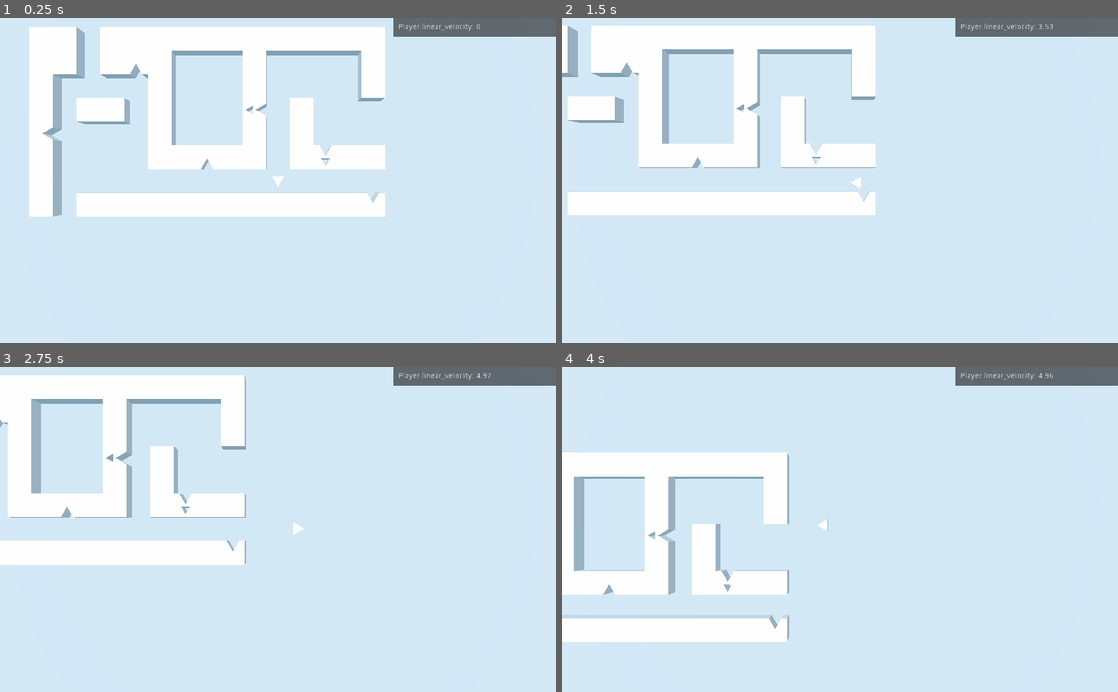
Above: before the commit, frames 1-4 (two rows, left to right).
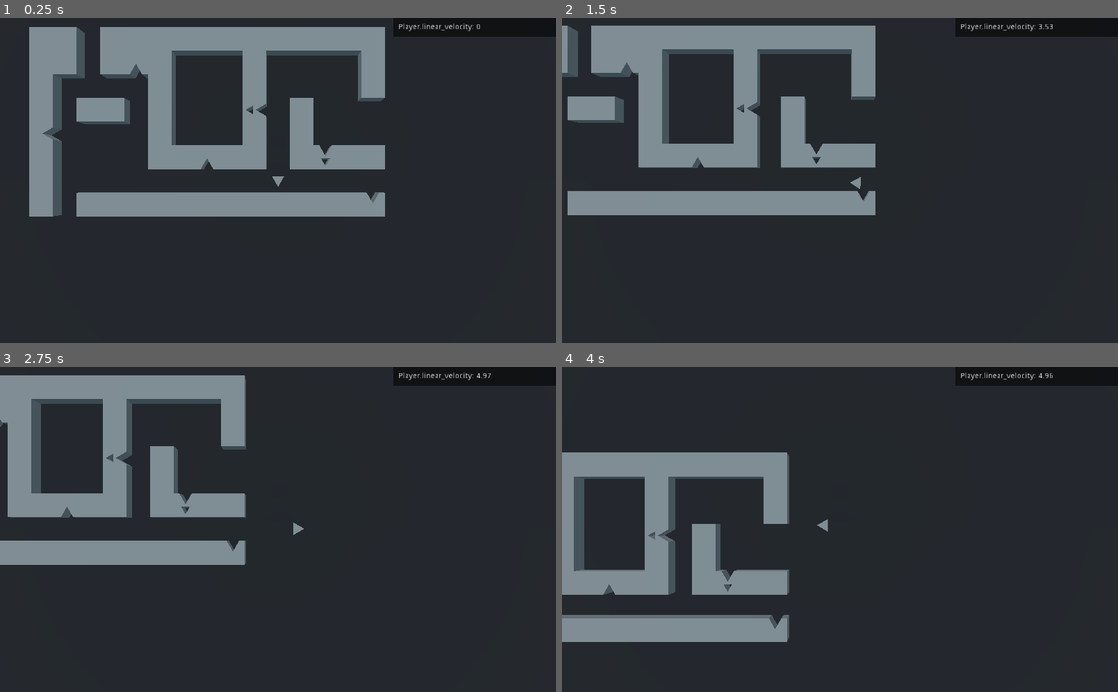
Above: after the commit, the same moments.

Repository: winston-yallow/primitives
Game: Godot game, scene res://levels/00_Test.tscn
Two runs of this game, one before a commit and one after it. Both use one fixed random seed, a clock stepped at 60 frames per second and the inputs below.
Inputs:
- Up to frame 1 (0.25 s): no input
- Up to frame 2 (1.5 s): tap Enter at 0.5 s; hold D (game_right) 0.53-1.28 s; hold Space (reappear) 0.53-1.28 s; hold S (game_backward) from 1.28 s (still down); tap Backspace at 1.35 s
- Up to frame 3 (2.75 s): release S (game_backward) at 2.03 s; hold D (game_right) from 2.03 s (still down); hold Space (reappear) from 2.03 s (still down)
- Up to frame 4 (4 s): release D (game_right) at 2.78 s; release Space (reappear) at 2.78 s; hold W (game_forward) 2.78-3.53 s; tap Backspace at 2.85 s; hold A (game_left) from 3.53 s (still down); hold Space (reappear) from 3.53 s (still down)

The runs differ from the first frame. In frame 1, 100% of the frame differs, in the area x 0-100%, y 0-100%; in frame 2, 100%; in frame 3, 100%; in frame 4, 100%.

Commit message:
Adjust colors to be darker (not the final colors but easier on the eye than white)

Diff:
--- a/game/levels/00_Test.tscn
+++ b/game/levels/00_Test.tscn
@@ -9,7 +9,7 @@
 size = Vector2( 100, 100 )
 
 [sub_resource type="SpatialMaterial" id=2]
-albedo_color = Color( 0.776471, 0.776471, 0.776471, 1 )
+albedo_color = Color( 0.0901961, 0.0862745, 0.0980392, 1 )
 
 [node name="00_Test" type="Spatial"]
 
--- a/game/obstructions/Hideout.tscn
+++ b/game/obstructions/Hideout.tscn
@@ -1,10 +1,14 @@
-[gd_scene load_steps=4 format=2]
+[gd_scene load_steps=5 format=2]
 
 [ext_resource path="res://obstructions/BaseObstruction.tscn" type="PackedScene" id=1]
 [ext_resource path="res://obstructions/hideout.mesh" type="ArrayMesh" id=2]
 [ext_resource path="res://obstructions/PlayerSpot.tscn" type="PackedScene" id=3]
 
+[sub_resource type="SpatialMaterial" id=1]
+albedo_color = Color( 0.462745, 0.462745, 0.462745, 1 )
+
 [node name="Hideout" instance=ExtResource( 1 )]
+material_override = SubResource( 1 )
 mesh = ExtResource( 2 )
 material/0 = null
 
--- a/game/obstructions/Teleporter.tscn
+++ b/game/obstructions/Teleporter.tscn
@@ -1,11 +1,15 @@
-[gd_scene load_steps=5 format=2]
+[gd_scene load_steps=6 format=2]
 
 [ext_resource path="res://obstructions/teleporter.mesh" type="ArrayMesh" id=1]
 [ext_resource path="res://obstructions/BaseObstruction.tscn" type="PackedScene" id=2]
 [ext_resource path="res://obstructions/PlayerSpot.tscn" type="PackedScene" id=3]
 [ext_resource path="res://obstructions/Teleporter.gd" type="Script" id=4]
 
+[sub_resource type="SpatialMaterial" id=1]
+albedo_color = Color( 0.462745, 0.462745, 0.462745, 1 )
+
 [node name="Teleporter" instance=ExtResource( 2 )]
+material_override = SubResource( 1 )
 mesh = ExtResource( 1 )
 material/0 = null
 script = ExtResource( 4 )
--- a/game/obstructions/Wall.tscn
+++ b/game/obstructions/Wall.tscn
@@ -1,8 +1,12 @@
-[gd_scene load_steps=3 format=2]
+[gd_scene load_steps=4 format=2]
 
 [ext_resource path="res://obstructions/wall.mesh" type="ArrayMesh" id=1]
 [ext_resource path="res://obstructions/BaseObstruction.tscn" type="PackedScene" id=2]
 
+[sub_resource type="SpatialMaterial" id=1]
+albedo_color = Color( 0.462745, 0.462745, 0.462745, 1 )
+
 [node name="Wall" instance=ExtResource( 2 )]
+material_override = SubResource( 1 )
 mesh = ExtResource( 1 )
 material/0 = null
--- a/game/player/Player.tscn
+++ b/game/player/Player.tscn
@@ -1,10 +1,13 @@
-[gd_scene load_steps=6 format=2]
+[gd_scene load_steps=7 format=2]
 
 [ext_resource path="res://player/player.mesh" type="ArrayMesh" id=1]
 [ext_resource path="res://player/Player.gd" type="Script" id=2]
 
 [sub_resource type="PhysicsMaterial" id=1]
 friction = 0.0
+
+[sub_resource type="SpatialMaterial" id=4]
+albedo_color = Color( 0.462745, 0.462745, 0.462745, 1 )
 
 [sub_resource type="CylinderShape" id=2]
 margin = 0.004
@@ -25,6 +28,7 @@
 script = ExtResource( 2 )
 
 [node name="MeshInstance" type="MeshInstance" parent="."]
+material_override = SubResource( 4 )
 mesh = ExtResource( 1 )
 material/0 = null
 
Not shown: 2 places in game/obstructions/BaseObstruction.tscn that only renumber resources
